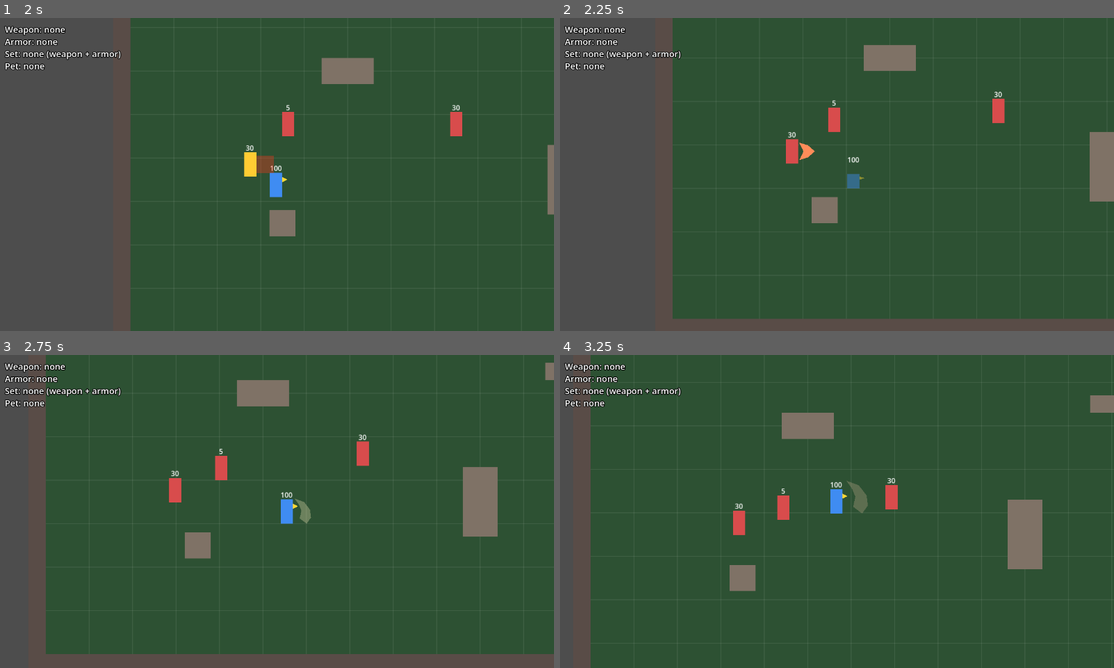
Above: before the commit, frames 1-4 (two rows, left to right).
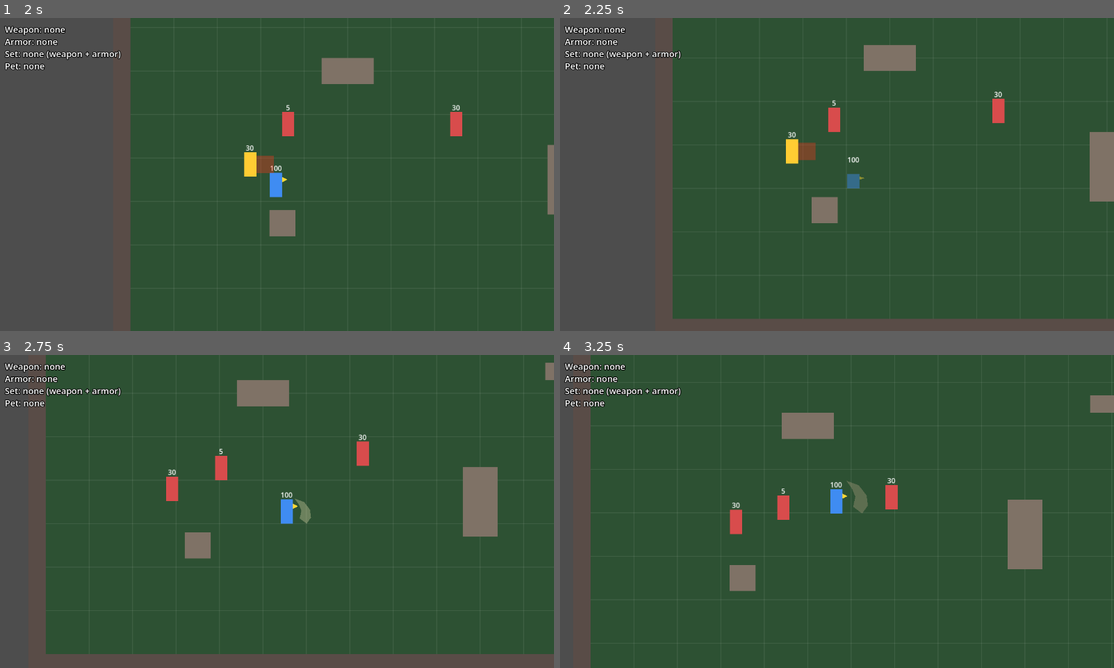
Above: after the commit, the same moments.

Repository: knc219-a11y/second-game
Game: Godot game, scene res://scenes/test_map.tscn
The game is run twice, just before and just after one commit, with the same random seed, the same clock (stepped at 60 frames per second) and the same inputs.
Inputs:
- Up to frame 1 (2 s): hold Right (move_right) 0.53-1.28 s; hold X (attack) 0.53-1.28 s; hold Down (move_down) from 1.28 s (still down); tap X (attack) at 1.35 s
- Up to frame 2 (2.25 s): release Down (move_down) at 2.03 s; hold Right (move_right) from 2.03 s (still down); hold X (attack) from 2.03 s (still down); tap Space (roll) at 2.1 s
- Up to frame 3 (2.75 s): keep holding Right (move_right); keep holding X (attack)
- Up to frame 4 (3.25 s): release Right (move_right) at 2.78 s; release X (attack) at 2.78 s; hold Up (move_up) from 2.78 s (still down); tap X (attack) at 2.85 s

Frame 1 is identical in both runs. In frame 2, 0.4% of the frame differs, in the area x 40-47%, y 38-47%; in frame 3, 0.1%; in frame 4, 0.1%.

Commit message:
Enemy: normal attack wind-up 0.3s -> 0.38s so the telegraph is readable
Co-Authored-By: Claude Opus 5.5 (1M context) <noreply@anthropic.com>
Claude-Session: https://claude.ai/code/session_01KpSiadiS3pqJC2zdgQq87g

Diff:
--- a/scripts/enemy.gd
+++ b/scripts/enemy.gd
@@ -32,7 +32,7 @@
 # Keep it under the Hitbox reach (~68 px) so a swing started in range can land.
 @export var attack_range: float = 60.0
 @export var attack_cooldown: float = 1.0
-@export var attack_startup: float = 0.3
+@export var attack_startup: float = 0.38
 @export var attack_active: float = 0.1
 @export var attack_recovery: float = 0.2
 # Telegraph during STARTUP: body turns this color and the danger zone (the real
